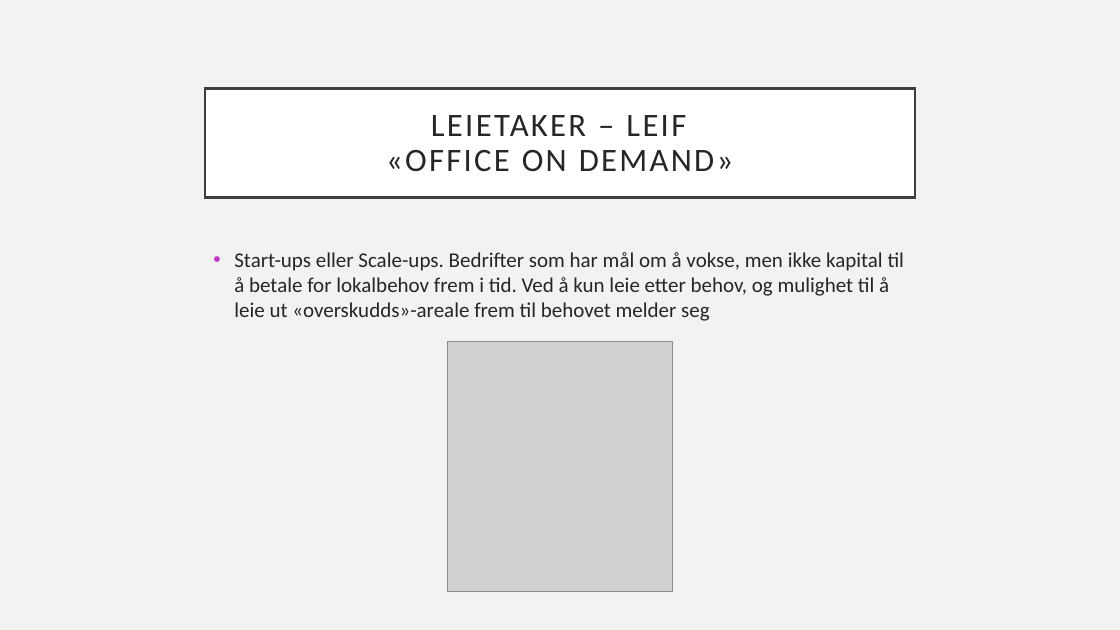
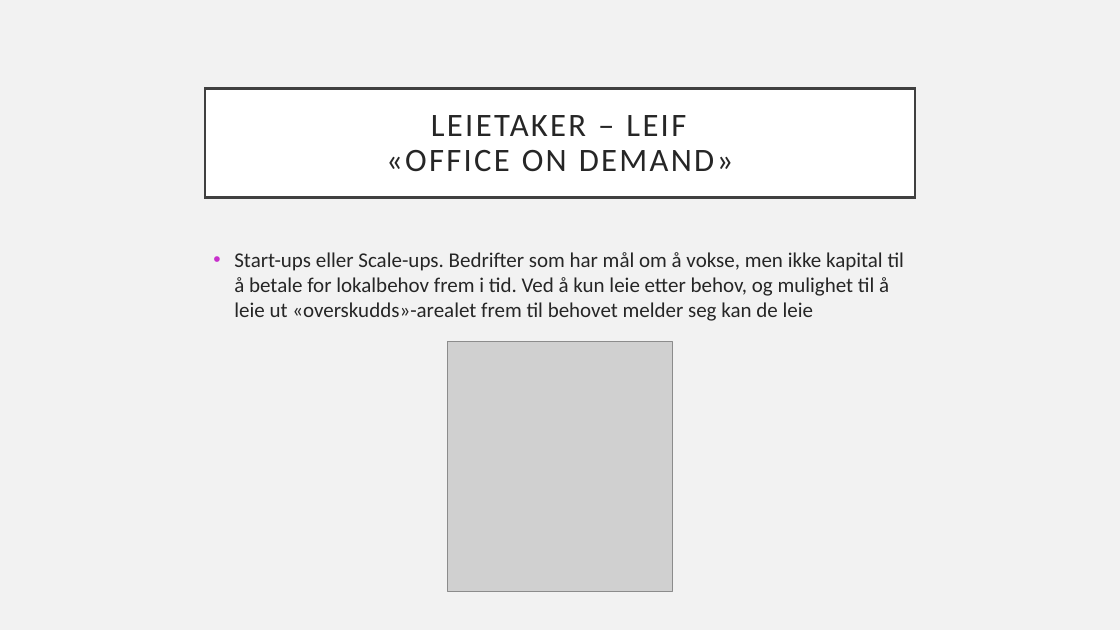
Before and after one commit to knowit/fant, a slide deck: slide 18 of doc/konsept/Fant-.pptx. Drawn at 1120x630 pixels with LibreOffice and Linux fonts; fonts in the diff are those of the drawing; grey boxes stand for pictures. Boxes give left, top, right and bottom in pixels: in the first picture for what was removed or moved away, otherwise in the second. Text is boxed around its words. In the diff, an @@ line names an element or a change of style, - is before the commit and + after.

```diff
--- a/doc/konsept/Fant-.pptx
+++ b/doc/konsept/Fant-.pptx
@@ text at box(234, 252, 905, 321): text changed @@
-• Start-ups eller Scale-ups. Bedrifter som har mål om å vokse, men ikke kapital til å betale for lokalbehov frem i tid. Ved å kun leie etter behov, og mulighet til å leie ut «overskudds»-areale frem til behovet melder seg
+• Start-ups eller Scale-ups. Bedrifter som har mål om å vokse, men ikke kapital til å betale for lokalbehov frem i tid. Ved å kun leie etter behov, og mulighet til å leie ut «overskudds»-arealet frem til behovet melder seg kan de leie
```
Also in this commit, not shown: 1 other slide changed, 3 slides added.
